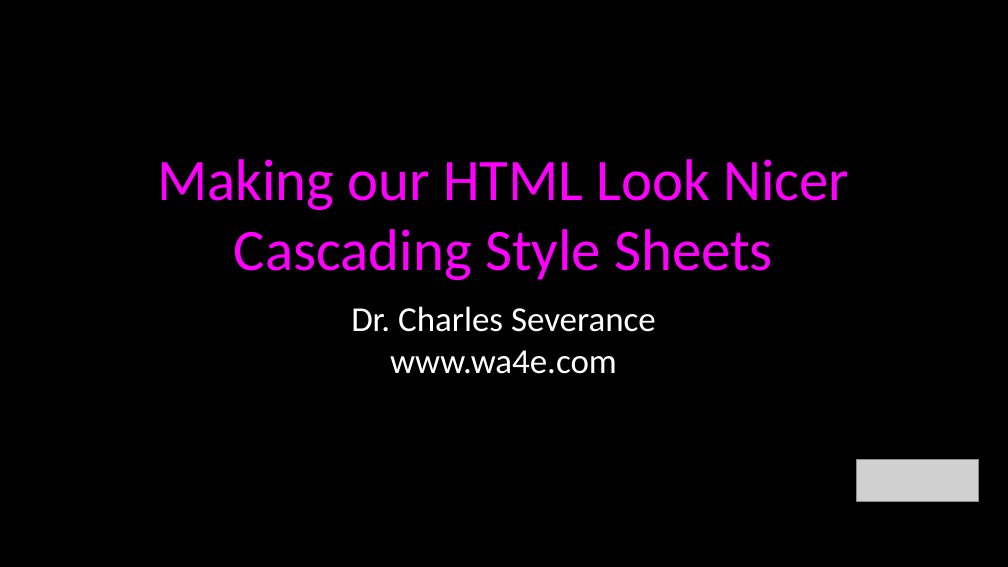
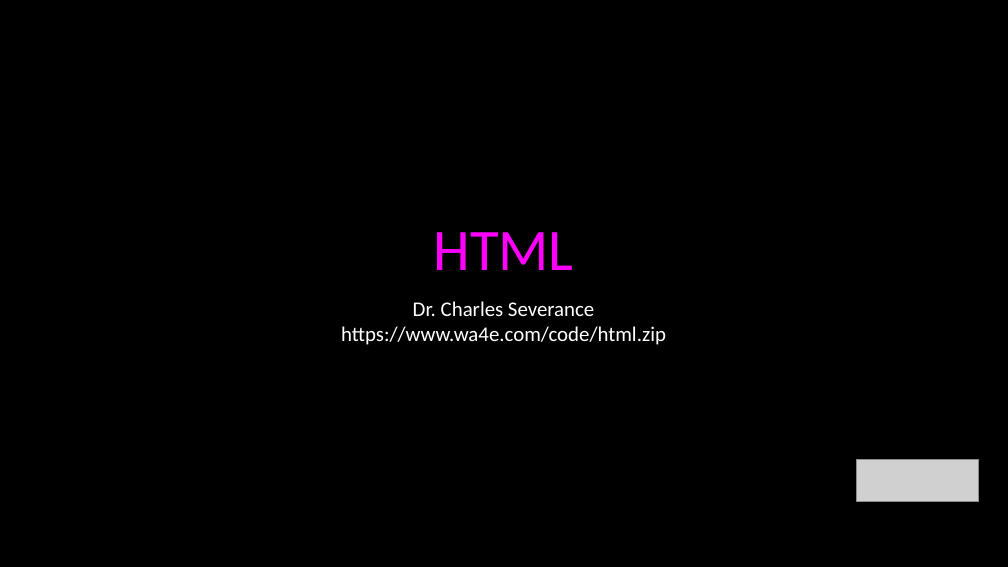
Before and after one commit to csev/wa4e, a slide deck: slide 1 of lectures/Web-02-CSS.ppt. Drawn at 1008x567 pixels with LibreOffice and Linux fonts; fonts in the diff are those of the drawing; grey boxes stand for pictures. Boxes give left, top, right and bottom in pixels: in the first picture for what was removed or moved away, otherwise in the second. Text is boxed around its words. In the diff, an @@ line names an element or a change of style, - is before the commit and + after.

```diff
--- a/lectures/Web-02-CSS.ppt
+++ b/lectures/Web-02-CSS.ppt
@@ title at (433,232,573,270): text changed @@
-Making our HTML Look Nicer
-Cascading Style Sheets
+HTML
@@ text at (341,326,666,345): text changed; size 25 to 14.9 pt @@
-www.wa4e.com
+https://www.wa4e.com/code/html.zip
@@ text at (413,301,594,316): size 25 to 14.9 pt in "Dr. Charles Severance" @@
```
Also in this commit, not shown: 2 other slides changed, 27 slides added, 32 slides removed, 3 other files.
